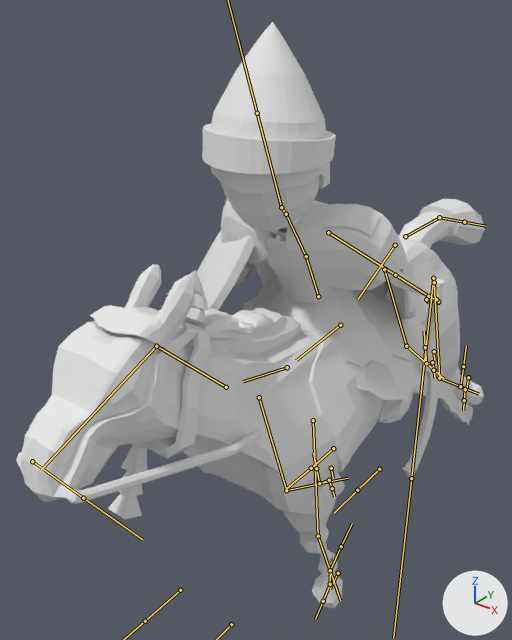
The FBX model Map/Assets/Models/Sumerians/Sumerian_cavalry/Sumerian_cavalry.fbx as it was, and as the next commit left it.
Rendered twice from a 50 mm lens placed at (1.96, -3.52, 3.67), pointed at (-0.43, -0.54, 1.83). Arrows for +X, +Y and +Z are at lower right; the lights stay in place. Both versions are drawn at frame 5 of the action 'Armature|Sumerian_Cavalry_Run'; the numbers are the values there. The bones that bend it are drawn over the model as lines.

Names of what the first picture shows: 'Horse', 'Sumerian'.
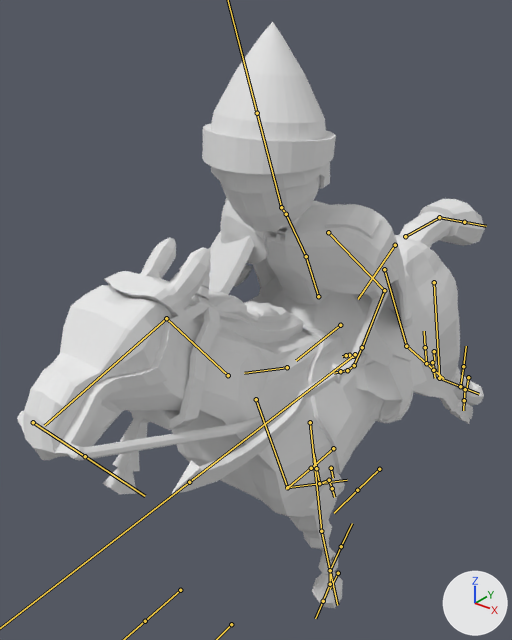
Where the change shows, as pixel boxes [x1, y1, x2, y2] in the pictures (512 x 640 px):
'Horse', posed: before [16, 199, 485, 608]; after [17, 199, 485, 608]
'Sumerian', posed: before [197, 22, 446, 480]; after [172, 22, 427, 494]
bone 'Pecho', root to tip: before (287, 367) to (243, 381); after (287, 367) to (244, 373)
bone 'PataDel01.L', root to tip: before (313, 420) to (318, 536); after (310, 422) to (321, 531)
bone 'PataDel02.L', root to tip: before (318, 536) to (330, 570); after (321, 531) to (330, 570)
bone 'PataDel01.R', root to tip: before (259, 397) to (286, 490); after (256, 399) to (287, 487)
bone 'PataDel02.R', root to tip: before (286, 490) to (319, 483); after (287, 487) to (319, 483)
bone 'Brazo.L', root to tip: before (328, 232) to (395, 275); after (328, 232) to (384, 290)
bone 'Antebrazo.L', root to tip: before (395, 275) to (428, 296); after (384, 290) to (362, 347)

The change, as a diff of the scene's bpy script:
```diff
--- a/Map/Assets/Models/Sumerians/Sumerian_cavalry/Sumerian_cavalry.fbx.py
+++ b/Map/Assets/Models/Sumerians/Sumerian_cavalry/Sumerian_cavalry.fbx.py
@@ bone_pecho @@
 bone_pecho = bpy.data.objects['Armature'].pose.bones['Pecho']  # child of 'Abdomen'
-bone_pecho.rotation_quaternion = (1.0, 0.0, 0.0, 0.0)  # degrees (0, 0, 0)
+bone_pecho.rotation_quaternion = (0.998, 0.057, 0.0, 0.0)  # degrees (7, 0, 0)
@@ bone_patadel01_l @@
 bone_patadel01_l = bpy.data.objects['Armature'].pose.bones['PataDel01.L']  # child of 'Pecho'
-bone_patadel01_l.rotation_quaternion = (0.999, -0.041, 0.0, 0.0)  # degrees (-5, 0, 0)
+bone_patadel01_l.rotation_quaternion = (0.991, -0.136, 0.0, 0.0)  # degrees (-16, 0, 0)
@@ bone_patadel02_l @@
 bone_patadel02_l = bpy.data.objects['Armature'].pose.bones['PataDel02.L']  # child of 'PataDel01.L'
-bone_patadel02_l.rotation_quaternion = (0.997, -0.081, 0.0, 0.0)  # degrees (-9, 0, 0)
+bone_patadel02_l.rotation_quaternion = (1.0, 0.001, 0.0, 0.0)  # degrees (0, 0, 0)
@@ bone_patadel01_r @@
 bone_patadel01_r = bpy.data.objects['Armature'].pose.bones['PataDel01.R']  # child of 'Pecho'
-bone_patadel01_r.rotation_quaternion = (0.989, -0.145, 0.0, 0.0)  # degrees (-17, 0, 0)
+bone_patadel01_r.rotation_quaternion = (0.975, -0.224, 0.0, 0.0)  # degrees (-26, 0, 0)
@@ bone_patadel02_r @@
 bone_patadel02_r = bpy.data.objects['Armature'].pose.bones['PataDel02.R']  # child of 'PataDel01.R'
-bone_patadel02_r.rotation_quaternion = (0.943, -0.334, 0.0, 0.0)  # degrees (-39, 0, 0)
+bone_patadel02_r.rotation_quaternion = (0.956, -0.292, 0.0, 0.0)  # degrees (-34, 0, 0)
@@ bone_brazo_l @@
 bone_brazo_l = bpy.data.objects['Armature'].pose.bones['Brazo.L']  # child of 'Pecho_Yamato'
-bone_brazo_l.rotation_quaternion = (0.99, -0.119, 0.078, 0.016)  # degrees (-14, 9, 1)
+bone_brazo_l.rotation_quaternion = (1.0, 0.0, 0.0, 0.0)  # degrees (0, 0, 0)
@@ bone_antebrazo_l @@
 bone_antebrazo_l = bpy.data.objects['Armature'].pose.bones['Antebrazo.L']  # child of 'Brazo.L'
-bone_antebrazo_l.rotation_quaternion = (0.795, -0.585, 0.16, -0.011)  # degrees (-74, 14, -12)
+bone_antebrazo_l.rotation_quaternion = (1.0, -0.007, 0.0, -0.001)  # degrees (-1, 0, 0)
```
